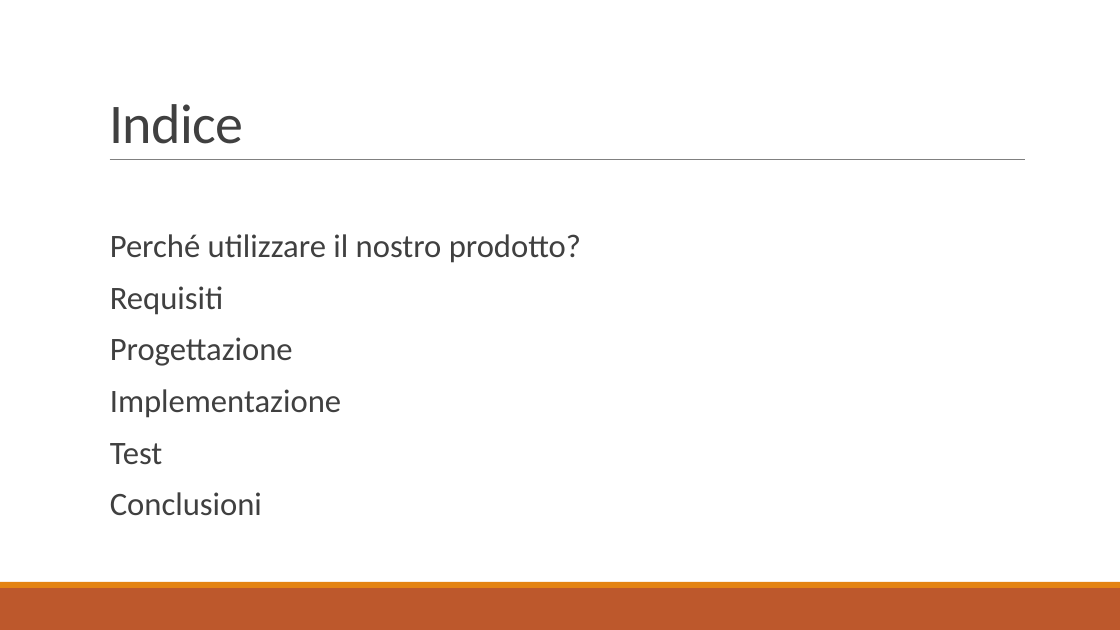
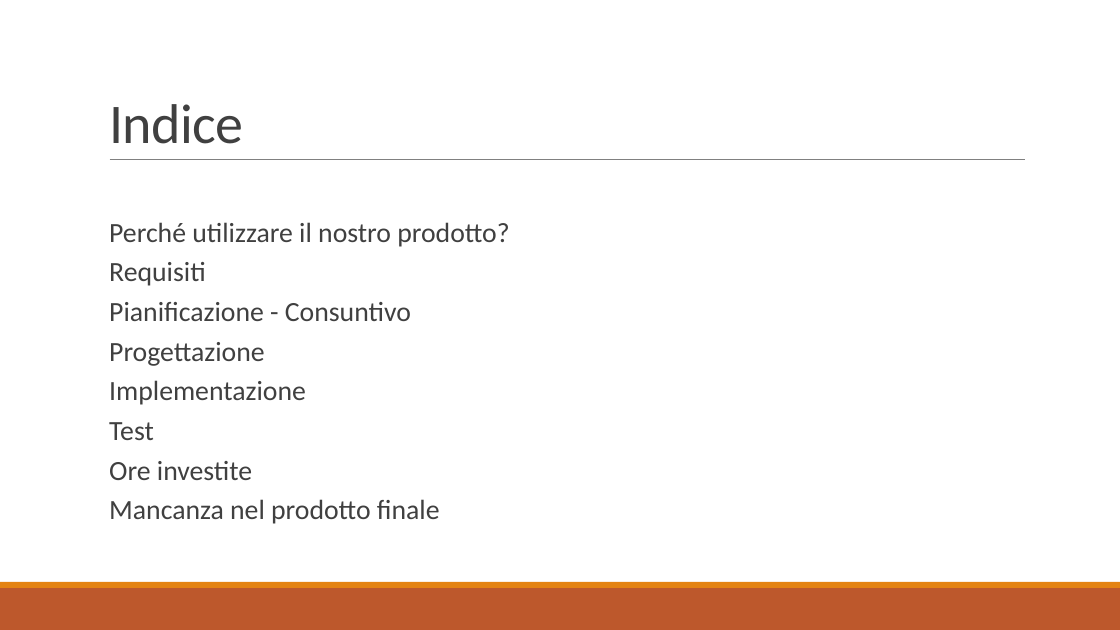
Before and after one commit to PaoloWeishaupt/Word-Clock, a slide deck: slide 2 of Presentazione/Presentazione_Word_Clock.pptx. Drawn at 1120x630 pixels with LibreOffice and Linux fonts; fonts in the diff are those of the drawing. Boxes give left, top, right and bottom in pixels: in the first picture for what was removed or moved away, otherwise in the second. Text is boxed around its words. In the diff, an @@ line names an element or a change of style, - is before the commit and + after.

```diff
--- a/Presentazione/Presentazione_Word_Clock.pptx
+++ b/Presentazione/Presentazione_Word_Clock.pptx
@@ text at [109,222,509,440]: size 28 to 23.8 pt in "Perché utilizzare il nostro prodotto?", "Requisiti", "Progettazione", "Implementazione" and 1 more places; line spacing 0.9 to 0.7 @@
@@ text at [109,302,411,321]: paragraph added @@
+  Pianificazione - Consuntivo
@@ text at [109,461,440,524]: text changed; size 28 to 23.8 pt @@
-  Conclusioni
+  Ore investite
+  Mancanza nel prodotto finale
```
Also in this commit, not shown: 2 other slides changed, 5 slides added, 1 slide removed.
